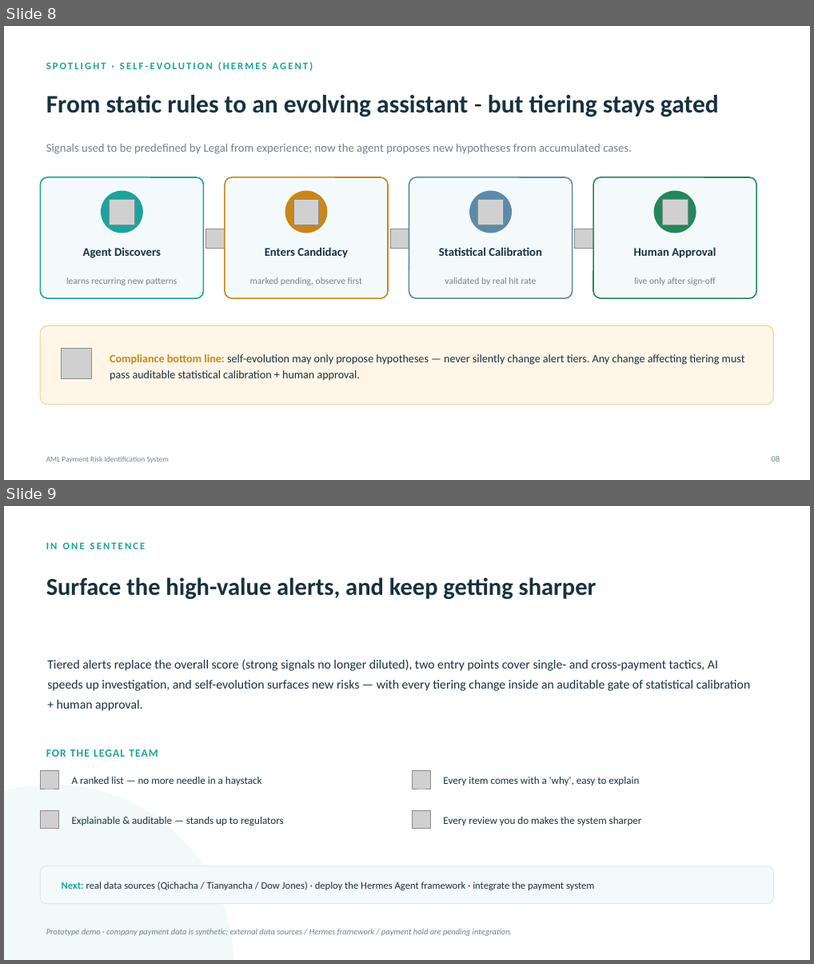
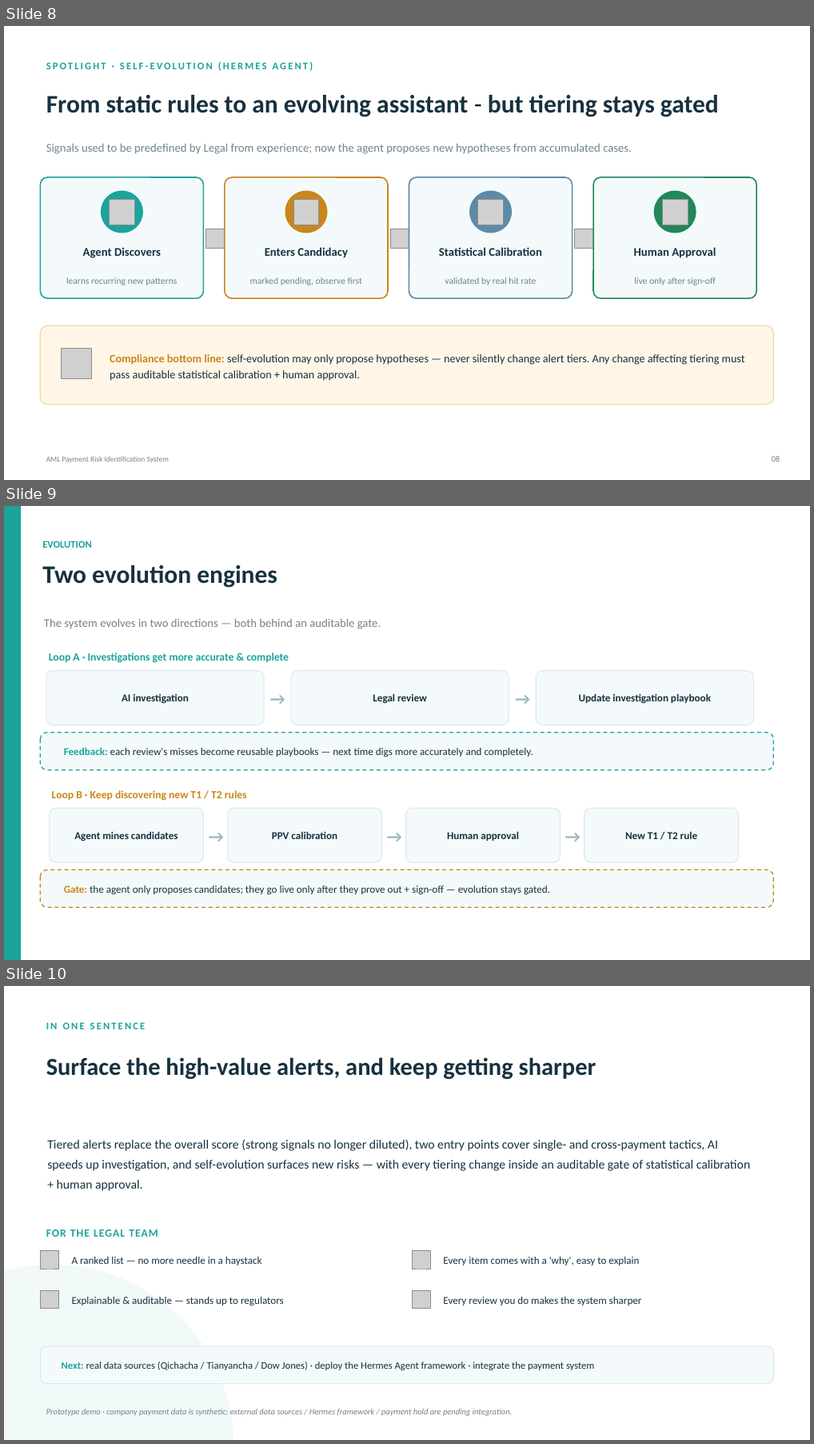
Before and after one commit to strangeromo-cloud/aml-backend, a slide deck: ppt/AML-System-Walkthrough-Legal-EN -0604-v2.pptx. Shown one above the other, each under a label of ours: slides 8 and 9 before the commit, slides 8, 9 and 10 after it. The pictures are 814x964 and 814x1444 pixels, drawn with LibreOffice and Linux fonts; fonts in the diff are those of the drawing; grey boxes stand for pictures. Boxes give left, top, right and bottom in pixels: in the first picture for what was removed or moved away, otherwise in the second. Text is boxed around its words. In the diff, an @@ line names an element or a change of style, - is before the commit and + after.

```diff
--- a/ppt/AML-System-Walkthrough-Legal-EN -0604-v2.pptx
+++ b/ppt/AML-System-Walkthrough-Legal-EN -0604-v2.pptx
@@ slide 9 added at (4, 506, 810, 960), background #FFFFFF @@
@@ rectangle added at (4, 506, 21, 960), fill #1BA39C @@
@@ text added at (42, 540, 91, 548), 12 pt, text #1BA39C, bold @@
+EVOLUTION
@@ text added at (42, 565, 278, 588), 30 pt, text #17313F, bold @@
+Two evolution engines
@@ text added at (44, 619, 381, 629), 14 pt, text #71838F @@
+The system evolves in two directions — both behind an auditable gate.
@@ rounded rectangle added at (46, 671, 264, 725), fill #F4FAFB, outline #DCE8EE 1 pt @@
@@ text added at (49, 652, 289, 663), 13 pt, text #1BA39C, bold @@
+Loop A · Investigations get more accurate & complete
@@ rounded rectangle added at (291, 671, 509, 725), fill #F4FAFB, outline #DCE8EE 1 pt @@
@@ rounded rectangle added at (536, 671, 754, 725), fill #F4FAFB, outline #DCE8EE 1 pt @@
@@ text added at (122, 694, 189, 703), 12.5 pt, text #17313F, bold @@
+AI investigation
@@ text added at (266, 684, 290, 711), 20 pt, text #9FB6C0, bold @@
+→
@@ text added at (373, 693, 427, 704), 12.5 pt, text #17313F, bold @@
+Legal review
@@ text added at (510, 684, 536, 711), 20 pt, text #9FB6C0, bold @@
+→
@@ text added at (579, 693, 711, 703), 12.5 pt, text #17313F, bold @@
+Update investigation playbook
@@ rounded rectangle added at (40, 732, 774, 770), fill #F4FAFB, outline #1BA39C 1.2 pt dashed @@
@@ text added at (64, 747, 534, 757), 12.5 pt, text #17313F @@
+Feedback: each review's misses become reusable playbooks — next time digs more accurately and completely.
@@ text added at (52, 790, 247, 800), 13 pt, text #C9861A, bold @@
+Loop B · Keep discovering new T1 / T2 rules
@@ rounded rectangle added at (50, 808, 204, 862), fill #F4FAFB, outline #DCE8EE 1 pt @@
@@ rounded rectangle added at (228, 808, 382, 862), fill #F4FAFB, outline #DCE8EE 1 pt @@
@@ rounded rectangle added at (406, 808, 561, 862), fill #F4FAFB, outline #DCE8EE 1 pt @@
@@ rounded rectangle added at (585, 808, 739, 862), fill #F4FAFB, outline #DCE8EE 1 pt @@
@@ text added at (74, 831, 178, 840), 12.5 pt, text #17313F, bold @@
+Agent mines candidates
@@ text added at (204, 822, 229, 848), 20 pt, text #9FB6C0, bold @@
+→
@@ text added at (272, 831, 338, 839), 12.5 pt, text #17313F, bold @@
+PPV calibration
@@ text added at (382, 822, 407, 848), 20 pt, text #9FB6C0, bold @@
+→
@@ text added at (447, 831, 519, 840), 12.5 pt, text #17313F, bold @@
+Human approval
@@ text added at (561, 822, 586, 848), 20 pt, text #9FB6C0, bold @@
+→
@@ text added at (626, 831, 698, 839), 12.5 pt, text #17313F, bold @@
+New T1 / T2 rule
@@ rounded rectangle added at (40, 869, 774, 907), fill #F4FAFB, outline #C9861A 1.2 pt dashed @@
@@ text added at (64, 885, 550, 895), 12.5 pt, text #17313F @@
+Gate: the agent only proposes candidates; they go live only after they prove out + sign-off — evolution stays gated.
@@ what was slide 9 is now slide 10 @@
```
Also in this commit, not shown: 2 other files.
